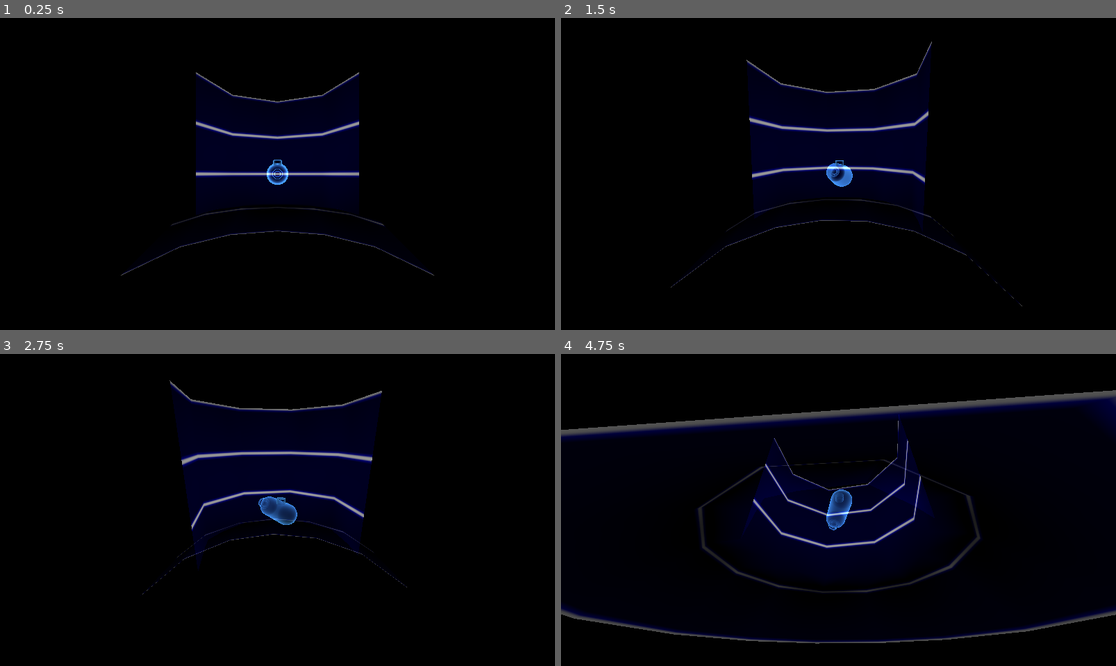
Above: before the commit, frames 1-4 (two rows, left to right).
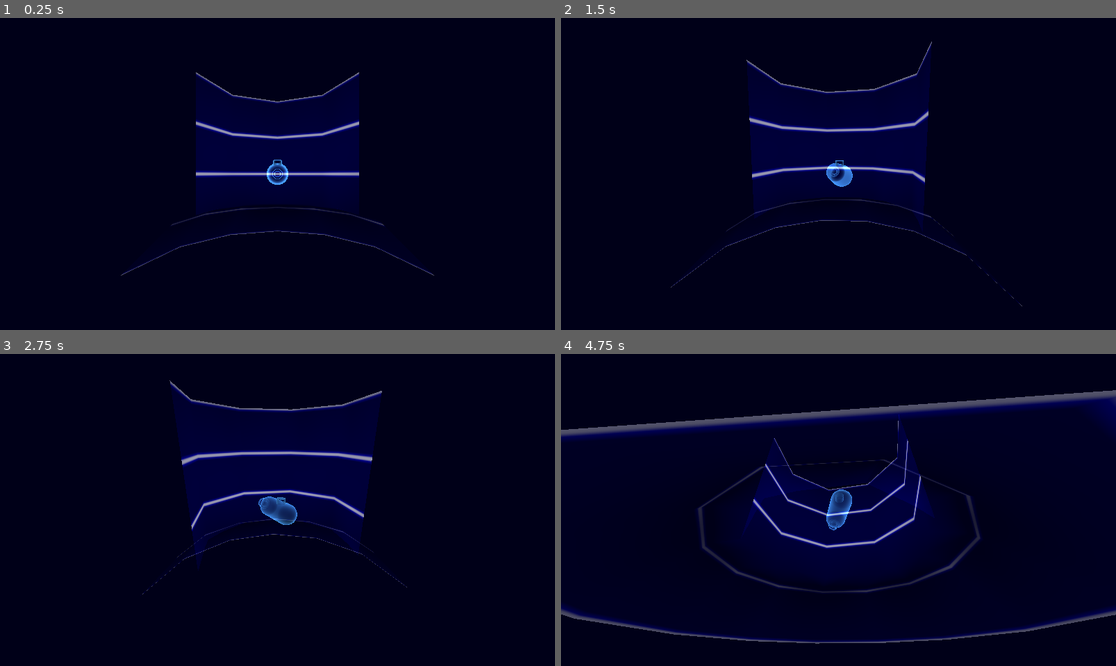
Above: after the commit, the same moments.

Repository: squirrelsoftcompany/LD57
Game: Godot game, scene res://Scenes/test_scene.tscn
Same seed, same stepped clock (60 frames per second), same inputs: the game is played once before the commit and once after it.
Inputs (mouse positions are in pixels of both pictures, inside the frame that each line leads up to):
- Up to frame 1 (0.25 s): no input
- Up to frame 2 (1.5 s): tap Enter at 0.5 s; move the mouse to (960, 158) at 0.52 s; hold Shift (mi_switch) 0.53-1.25 s; click (960, 158) at 0.67 s; tap Space at 1.25 s; drag from (727, 189) to (810, 236) at 1.27 s
- Up to frame 3 (2.75 s): tap Enter at 2 s; move the mouse to (333, 441) at 2.02 s; hold Shift (mi_switch) from 2.03 s (still down); click (333, 441) at 2.17 s
- Up to frame 4 (4.75 s): release Shift (mi_switch) at 2.75 s; tap Space at 2.75, 4.25 s; drag from (810, 572) to (672, 463) at 2.77 s; tap Enter at 3.5 s; move the mouse to (1005, 556) at 3.52 s; hold Shift (mi_switch) 3.53-4.25 s; click (1005, 556) at 3.67 s; drag from (672, 463) to (755, 432) at 4.27 s

The runs differ from the first frame. In frame 1, 0.3% of the frame differs, in the area x 22-77%, y 18-82%; in frame 2, 0.3%; in frame 3, 0.3%; in frame 4, 1.6%, in the area x 0-100%, y 14-92%.

Commit message:
better deep sea background

Diff:
--- a/Scenes/world_environment.tscn
+++ b/Scenes/world_environment.tscn
@@ -2,7 +2,7 @@
 
 [sub_resource type="Environment" id="Environment_a0snn"]
 background_mode = 1
-background_energy_multiplier = 0.0
+background_color = Color(0, 0, 0.0941176, 1)
 ambient_light_source = 1
 reflected_light_source = 1
 
